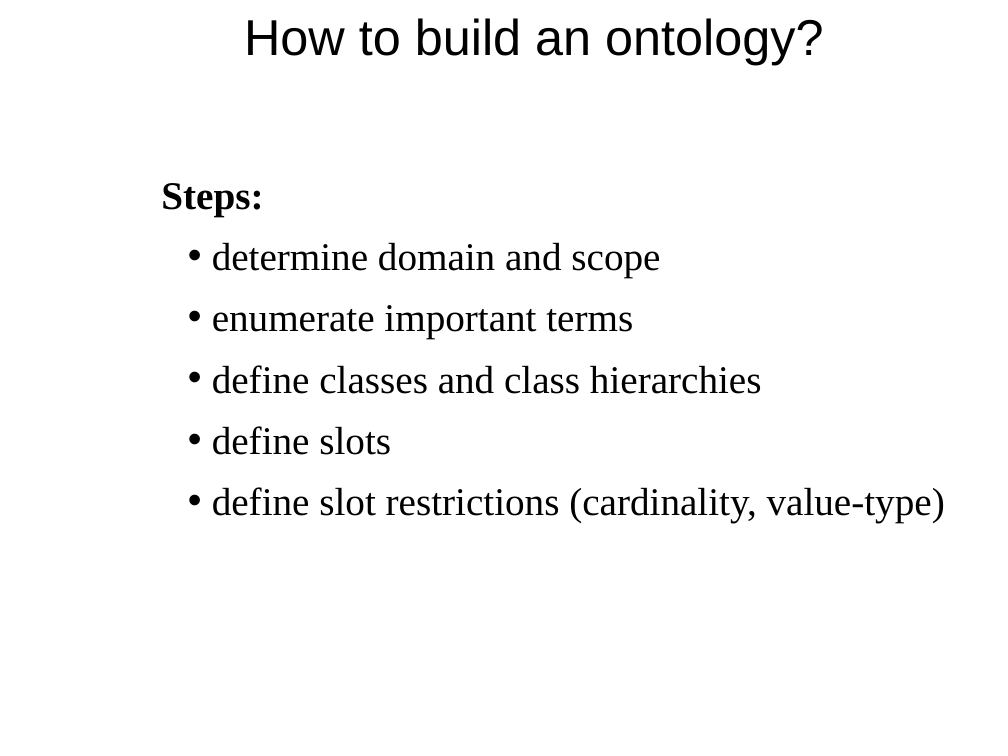
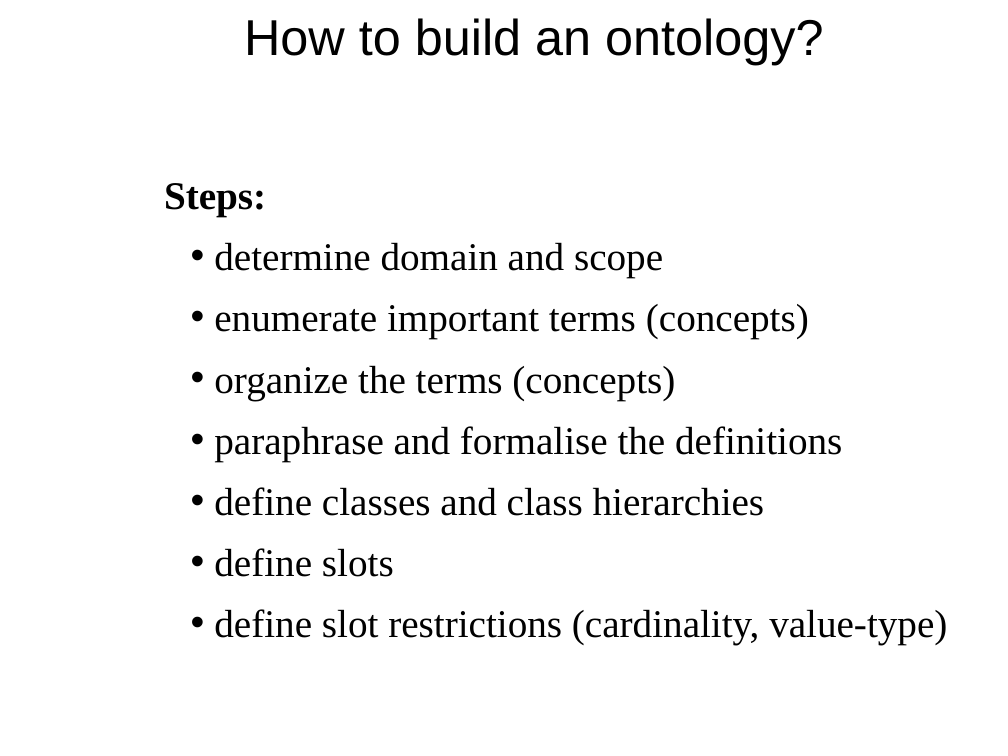
Before and after one commit to selminessrine/faculty-semweb, a slide deck: slide 71 of doc/workshop/MainFlow.ppt. Drawn at 1008x756 pixels with LibreOffice and Linux fonts; fonts in the diff are those of the drawing. Boxes give left, top, right and bottom in pixels: in the first picture for what was removed or moved away, otherwise in the second. Text is boxed around its words. In the diff, an @@ line names an element or a change of style, - is before the commit and + after.

```diff
--- a/doc/workshop/MainFlow.ppt
+++ b/doc/workshop/MainFlow.ppt
@@ text at <box>214,304,842,461</box>: text changed @@
-  • enumerate important terms
+  • enumerate important terms (concepts)
+  • organize the terms (concepts)
+  • paraphrase and formalise the definitions
```
Also in this commit, not shown: 1 other file.
